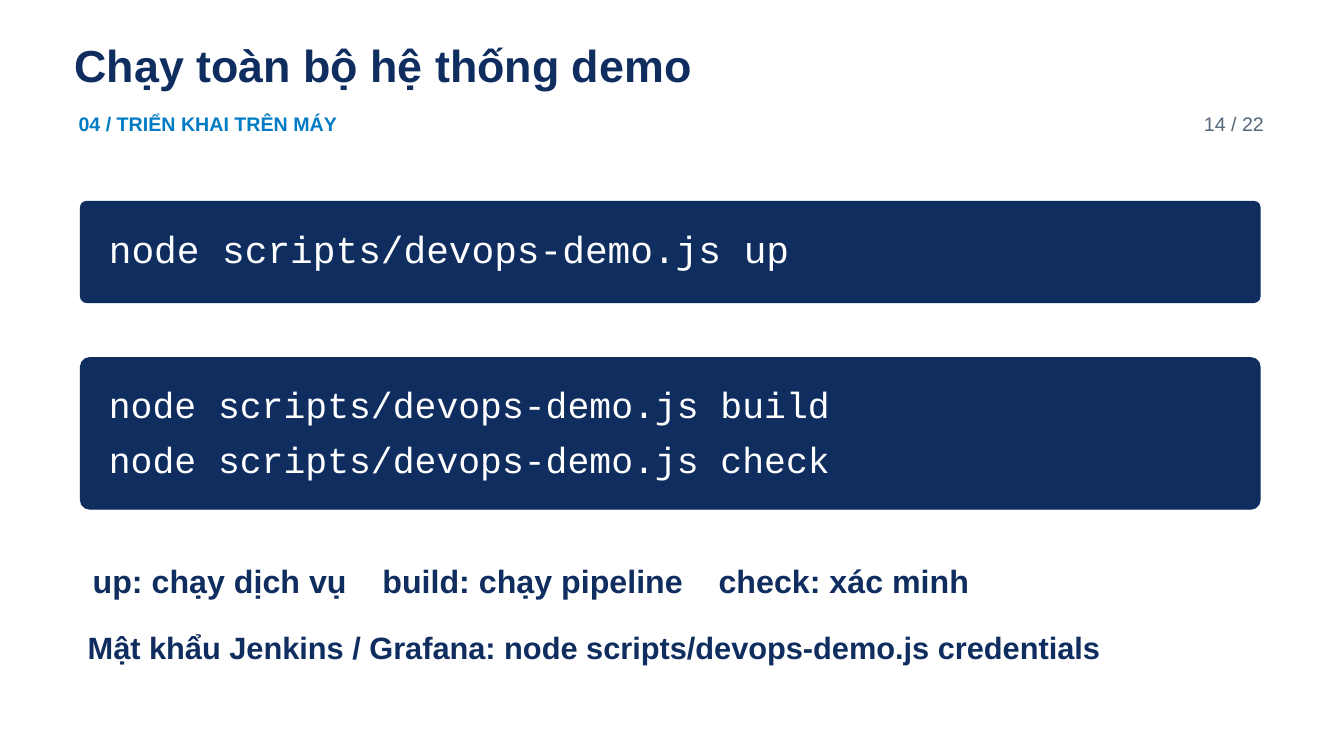
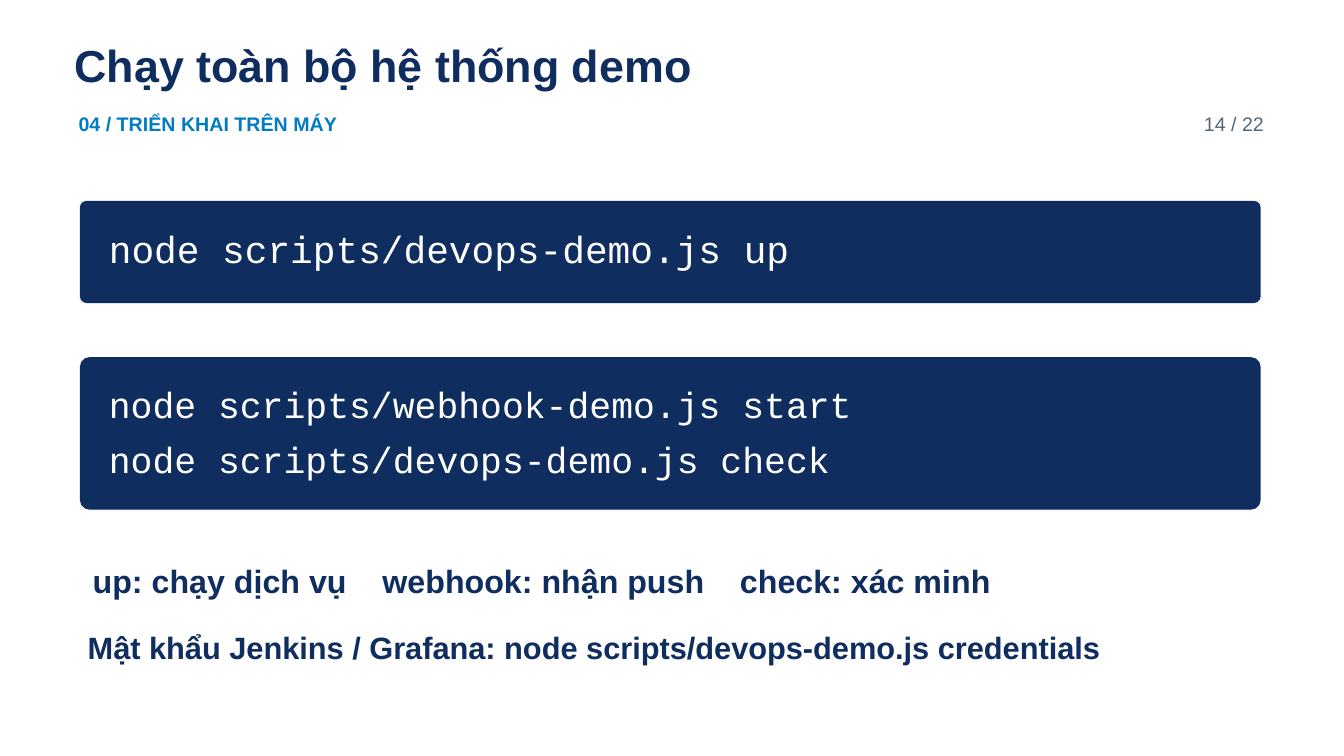
Before and after one commit to hieunofun/cong-nghe-phan-mem, a slide deck: slide 14 of JobLink_Midterm_Presentation.pptx. Drawn at 1344x756 pixels with LibreOffice and Linux fonts; fonts in the diff are those of the drawing; background and template pictures are left out. Boxes give left, top, right and bottom in pixels: in the first picture for what was removed or moved away, otherwise in the second. Text is boxed around its words. In the diff, an @@ line names an element or a change of style, - is before the commit and + after.

Commit message:
docs: verify GitHub webhook and prepare 30-minute midterm demo

```diff
--- a/JobLink_Midterm_Presentation.pptx
+++ b/JobLink_Midterm_Presentation.pptx
@@ text at (x1=109, y1=392, x2=851, y2=426): text changed @@
-node scripts/devops-demo.js build
+node scripts/webhook-demo.js start
@@ text at (x1=93, y1=569, x2=990, y2=599): text changed @@
-up: chạy dịch vụ build: chạy pipeline check: xác minh
+up: chạy dịch vụ webhook: nhận push check: xác minh
```
Also in this commit, not shown: 6 other slides changed, 9 other files.
